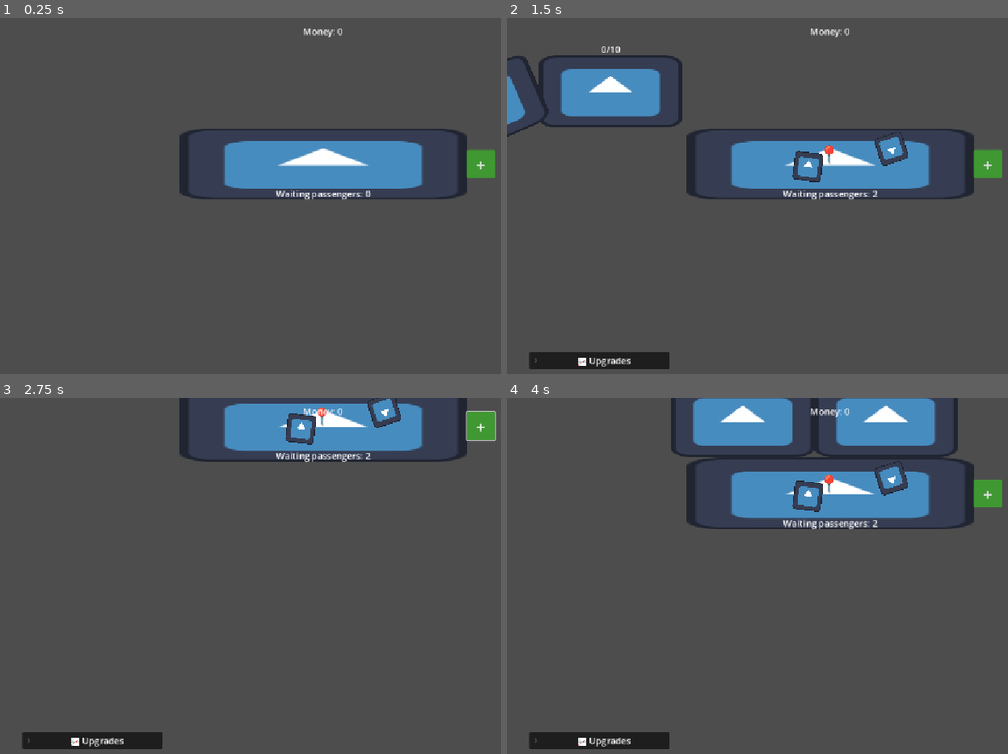
Above: before the commit, frames 1-4 (two rows, left to right).
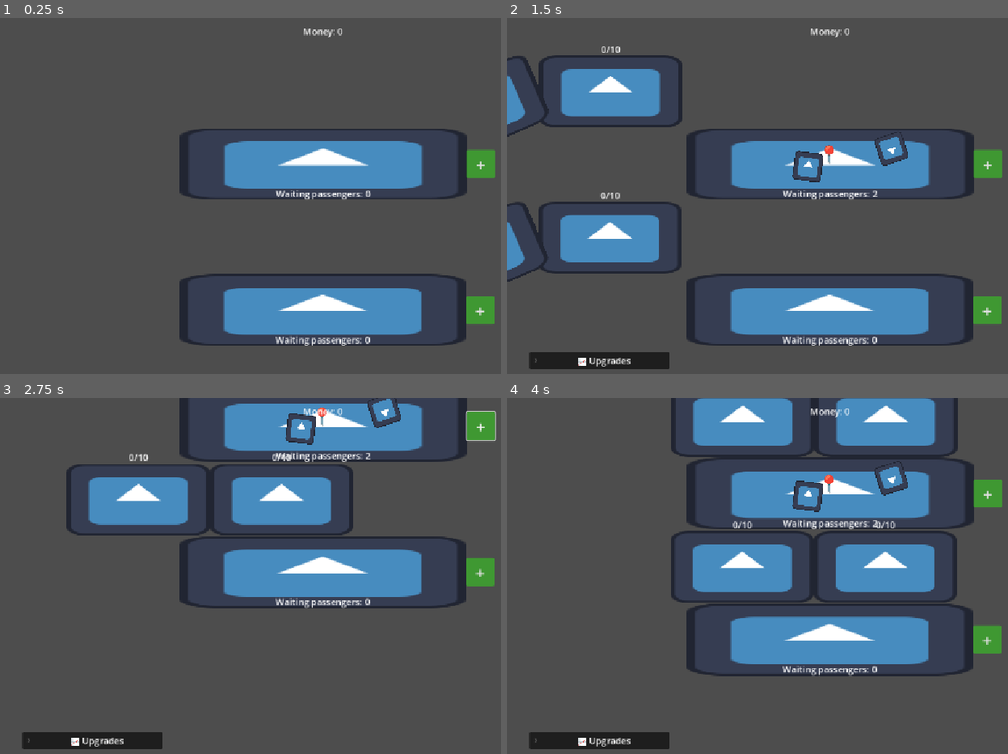
Above: after the commit, the same moments.

Repository: iamagoodperson-yay/rail-clicker
Game: Godot game, scene res://scenes/main.tscn
Same seed, same stepped clock (60 frames per second), same inputs: the game is played once before the commit and once after it. The engine's default icon, where the game draws it, is replaced by a stand-in: a white triangle on a blue panel in a dark square.
Inputs (mouse positions are in pixels of both pictures, inside the frame that each line leads up to):
- Up to frame 1 (0.25 s): no input
- Up to frame 2 (1.5 s): click "+" at 0.5 s; tap Enter at 1.25 s; move the mouse to (832, 163) at 1.27 s; hold Right from 1.28 s (still down); tap Alt at 1.35 s; click (832, 163) at 1.42 s
- Up to frame 3 (2.75 s): move the mouse to (195, 597) at 2.02 s; release Right at 2.03 s; hold Down (ui_down) from 2.03 s (still down); tap Shift at 2.1 s
- Up to frame 4 (4 s): move the mouse to (892, 501) at 2.77 s; release Down (ui_down) at 2.78 s; hold Right 2.78-3.53 s; tap Alt at 2.85 s; move the mouse to (797, 654) at 3.52 s; hold Up (ui_up) from 3.53 s (still down); tap Shift at 3.6 s; click (797, 654) at 3.67 s

The runs differ from the first frame. In frame 1, 7.3% of the frame differs, in the area x 35-99%, y 71-93%; in frame 2, 11%; in frame 3, 14%; in frame 4, 14%, in the area x 32-99%, y 34-79%.

Commit message:
2 platforms works!!

Diff:
--- a/scenes/main.tscn
+++ b/scenes/main.tscn
@@ -1,6 +1,7 @@
 [gd_scene format=3 uid="uid://d18nkw05phsou"]
 
 [ext_resource type="PackedScene" uid="uid://73d0pcga6k17" path="res://scenes/platform.tscn" id="1_0wfyh"]
+[ext_resource type="Script" uid="uid://k2k6yqqkj60h" path="res://scripts/platforms_container.gd" id="1_o6xl0"]
 [ext_resource type="Script" uid="uid://cbvjewbtuke80" path="res://scripts/camera_2d.gd" id="2_tefeu"]
 [ext_resource type="Script" uid="uid://c7623o8v1wvvx" path="res://scripts/UI.gd" id="3_jyhfs"]
 [ext_resource type="Script" uid="uid://i6lh1psvufw4" path="res://scripts/capacity_container.gd" id="5_tbgi4"]
@@ -9,8 +10,14 @@
 
 [node name="main" type="Node" unique_id=417744697]
 
-[node name="Node" parent="." unique_id=1237072286 instance=ExtResource("1_0wfyh")]
+[node name="PlatformsContainer" type="Node2D" parent="." unique_id=1646176220]
+script = ExtResource("1_o6xl0")
+
+[node name="Node" parent="PlatformsContainer" unique_id=1237072286 instance=ExtResource("1_0wfyh")]
 position = Vector2(576, 324)
+
+[node name="Node2" parent="PlatformsContainer" unique_id=1815418686 instance=ExtResource("1_0wfyh")]
+position = Vector2(575, 584)
 
 [node name="Camera2D" type="Camera2D" parent="." unique_id=1416734512]
 position = Vector2(576, 324)
--- /dev/null
+++ b/scripts/platforms_container.gd
@@ -0,0 +1,10 @@
+extends Node2D
+
+const plat_scene = preload("res://scenes/platform.tscn")
+const center = Vector2(576.0, 324.0)
+const offset = Vector2(0.0, 260.0)
+
+func _ready() -> void:
+	var platform = plat_scene.instantiate()
+	platform.position = center + offset * get_child_count()
+	#add_child(platform)
Not shown, added: scripts/platforms_container.gd.uid
